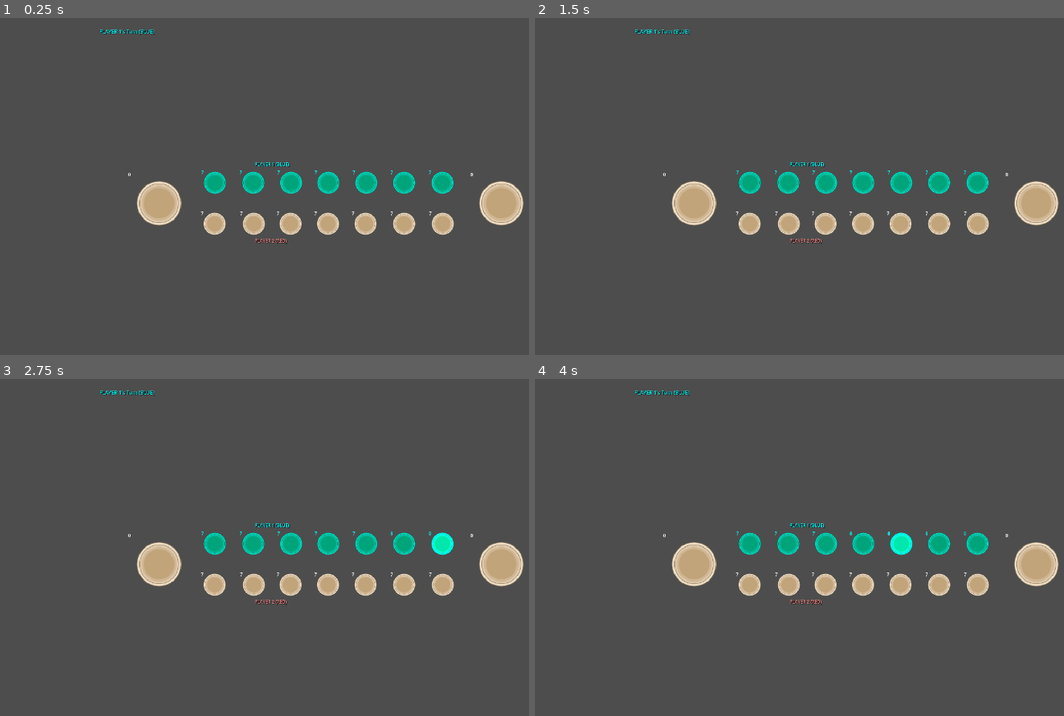
Above: before the commit, frames 1-4 (two rows, left to right).
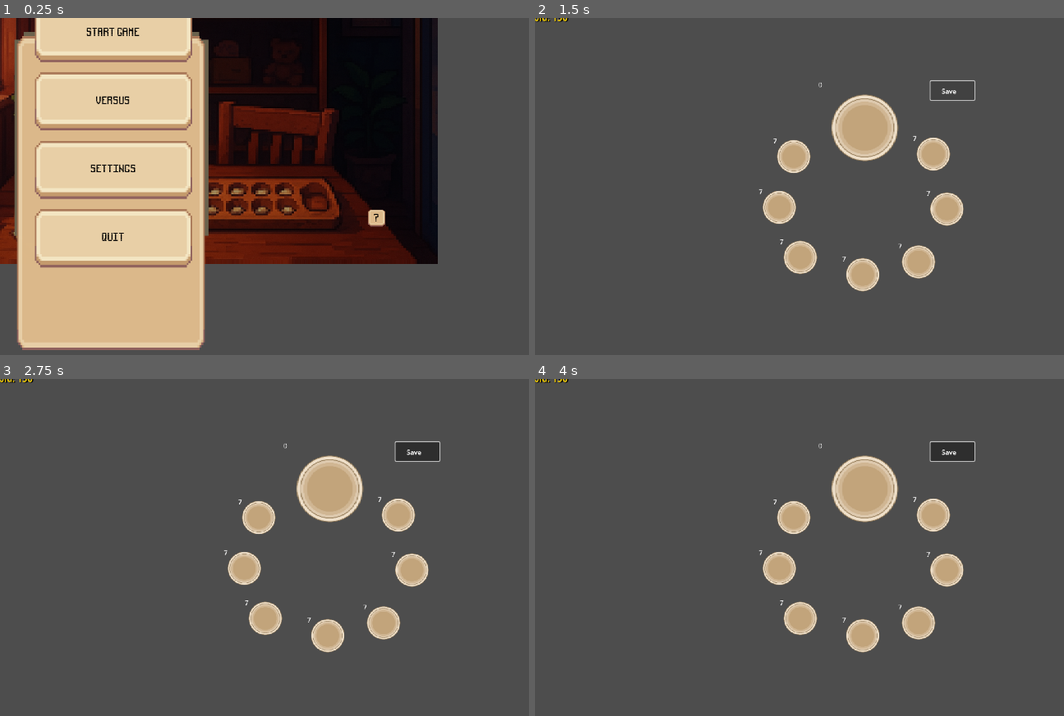
Above: after the commit, the same moments.

Repository: Hoplyman/GameHackathon-Achuuuspekoply
Game: Godot game, scene res://Main Menu/main_menu.tscn
Same seed, same stepped clock (60 frames per second), same inputs: the game is played once before the commit and once after it. Before the commit the project starts from res://scenes/Gameplay.tscn.
Inputs (mouse positions are in pixels of both pictures, inside the frame that each line leads up to):
- Up to frame 1 (0.25 s): no input
- Up to frame 2 (1.5 s): click (646, 98) at 0.5 s, where only the run after the commit has a clickable "Versus"; click (952, 92) at 1.25 s, where only the run after the commit has a clickable "Save"
- Up to frame 3 (2.75 s): move the mouse to (444, 544) at 2.02 s; click (444, 544) at 2.17 s
- Up to frame 4 (4 s): move the mouse to (937, 544) at 2.77 s; click (937, 544) at 2.92 s; move the mouse to (900, 544) at 3.52 s; click (900, 544) at 3.67 s

The runs differ from the first frame. In frame 1, 70% of the frame differs, in the area x 0-100%, y 0-99%; in frame 2, 10%; in frame 3, 11%; in frame 4, 11%.
Error in both runs: Attempt to call function 'get_node_or_null' in base 'null instance' on a null instance. (res://objects/Pit.gd:42)

Commit message:
Add save button and improve campaign round handling
Introduces a Save button to the Campaign scene, allowing users to manually save progress. Refactors campaign round logic to call start_new_round on both CampaignGameManager and BoardC, and improves save file output formatting and messaging.

Diff:
--- a/project.godot
+++ b/project.godot
@@ -11,7 +11,7 @@
 [application]
 
 config/name="Sungka"
-run/main_scene="uid://5gfo7bqx7y0u"
+run/main_scene="uid://c7ycxw704aoix"
 config/features=PackedStringArray("4.4", "GL Compatibility")
 config/icon="res://Main Menu/icon.svg"
 
--- a/scenes/Campaign/Campaign.tscn
+++ b/scenes/Campaign/Campaign.tscn
@@ -9,3 +9,19 @@
 
 [node name="CampaignManager" type="Node" parent="." groups=["campaign_manager"]]
 script = ExtResource("2_ru8ed")
+
+[node name="Save" type="Button" parent="."]
+offset_left = 1032.0
+offset_top = 376.0
+offset_right = 1139.0
+offset_bottom = 422.0
+
+[node name="Label" type="Label" parent="Save"]
+layout_mode = 0
+offset_left = 27.0
+offset_top = 13.0
+offset_right = 67.0
+offset_bottom = 36.0
+text = "Save"
+
+[connection signal="pressed" from="Save" to="CampaignManager" method="_on_save_pressed"]
--- a/scenes/Campaign/CampaignGameManager.gd
+++ b/scenes/Campaign/CampaignGameManager.gd
@@ -67,8 +67,8 @@
 
 	# Initialize main houses
 	for house in main_houses:
-		if house.has_method("set_shells"):
-			house.set_shells(0)
+		if house.has_method("take_all_shells"):
+			house.take_all_shells()
 
 func setup_pits_with_shells():
 	# Distribute player's shells across the pits (reset to starting positions)
@@ -266,8 +266,8 @@
 
 	# Clear main houses but keep shell types for next round
 	for house in main_houses:
-		if house.has_method("set_shells"):
-			house.set_shells(0)
+		if house.has_method("take_all_shells"):
+			house.take_all_shells()
 
 	# Redistribute shells to pits (keeping same shell types/data)
 	setup_pits_with_shells()
--- a/scenes/Campaign/CampaignManager.gd
+++ b/scenes/Campaign/CampaignManager.gd
@@ -313,8 +313,7 @@
 	currency += bonus_currency
 	print("Earned ", bonus_currency, " gold!")
 
-	# Save progress
-	save_campaign_progress()
+
 
 	stage_completed.emit()
 
@@ -549,7 +548,32 @@
 		if child is Panel and child.size.x > 400:
 			child.queue_free()
 
+	# Get the CampaignGameManager inside BoardC
+	var game_manager = get_node("../BoardC/CampaignGameManager")
+
+	# Call its start_new_round
+	if game_manager.has_method("start_new_round"):
+		game_manager.start_new_round()
+	else:
+		print("CampaignGameManager does not have start_new_round()")
+
+	# Continue with starting the next stage
 	start_stage(current_stage + 1)
+
+	# Clean up shop UI
+	for child in campaign_ui.get_children():
+		if child is Panel and child.size.x > 400:
+			child.queue_free()
+
+	# Get the BoardC node (adjust the path if needed)
+	var board = get_node("../BoardC")  # or $"../BoardC" depending on your tree
+
+	# Call its function
+	if board.has_method("start_new_round"):
+		board.start_new_round()
+	else:
+		print("BoardC does not have start_new_round()")
+	# Continue with starting the next stage
 
 func update_ui():
 	if stage_label:
@@ -679,9 +703,9 @@
 
 	var file = FileAccess.open("user://campaign_save.dat", FileAccess.WRITE)
 	if file:
-		file.store_string(JSON.stringify(save_data))
+		file.store_string(JSON.stringify(save_data, "\t"))  # pretty JSON
 		file.close()
-		print("Campaign progress saved!")
+		print("Campaign progress saved at: ", ProjectSettings.globalize_path("user://campaign_save.dat"))
 
 func load_campaign_progress():
 	if FileAccess.file_exists("user://campaign_save.dat"):
@@ -841,3 +865,9 @@
 func skip_to_stage(stage_num: int):
 	start_stage(stage_num)
 	print("Skipped to stage ", stage_num, " (debug)")
+
+
+
+
+func _on_save_pressed() -> void:
+	save_campaign_progress()
Not shown: 1 places in objects/MainHouse.tscn that only renumber resources
